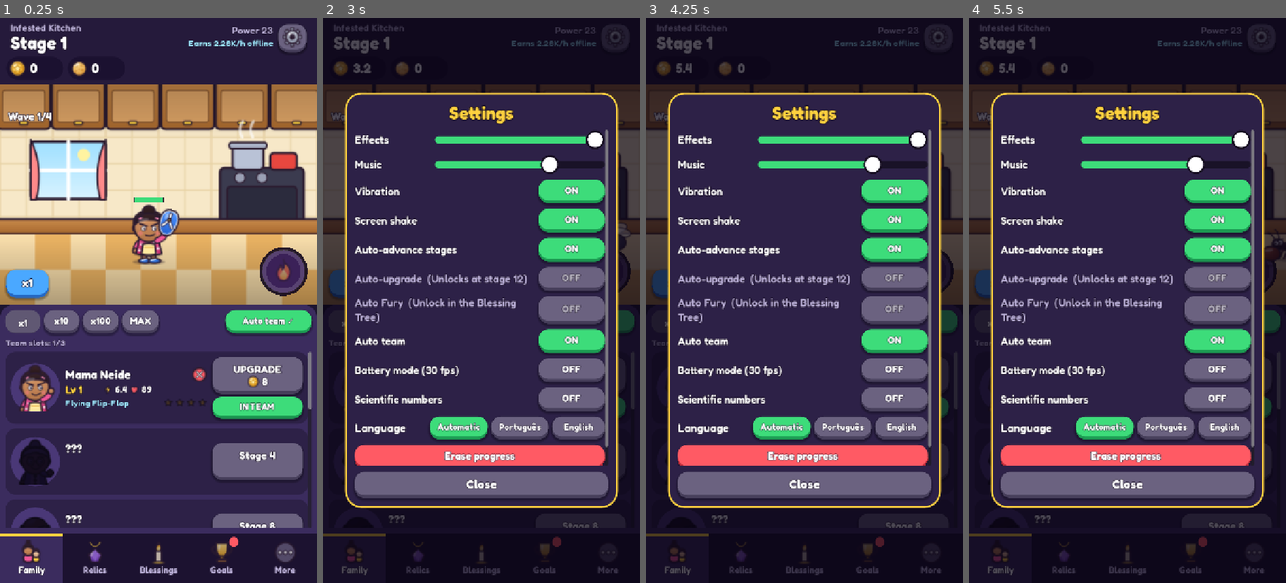
Above: before the commit, frames 1-4 (left to right).
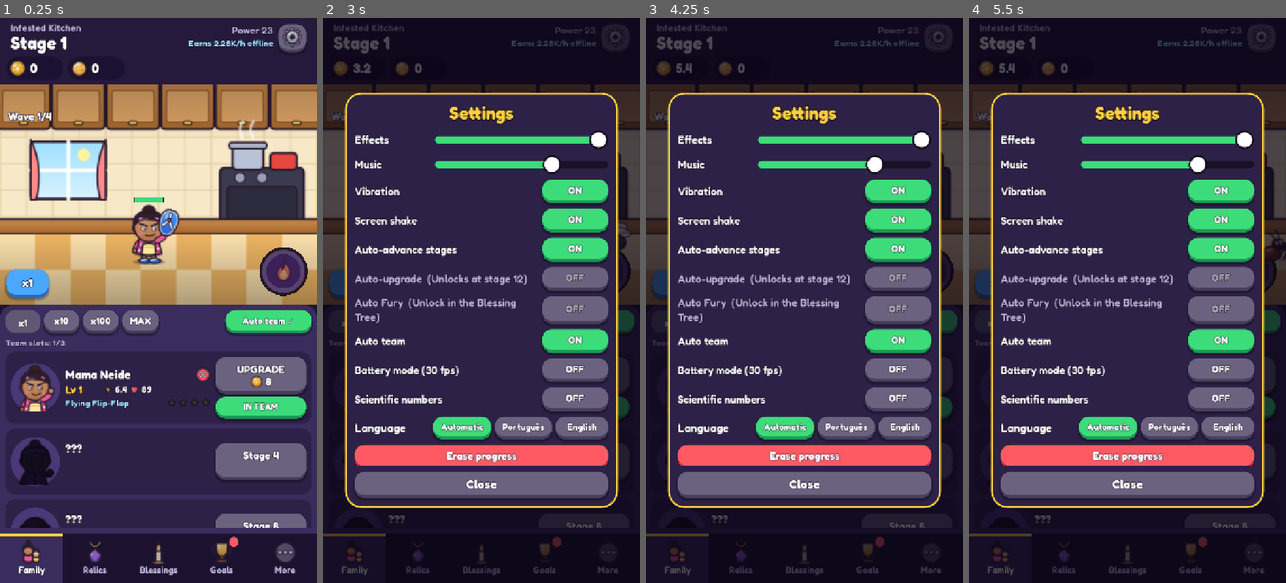
Above: after the commit, the same moments.

Repository: EduBraga7/chinelada
Game: Godot game, scene res://scenes/boot.tscn
The game is run twice, just before and just after one commit, with the same random seed, the same clock (stepped at 60 frames per second) and the same inputs.
Inputs (mouse positions are in pixels of both pictures, inside the frame that each line leads up to):
- Up to frame 1 (0.25 s): no input
- Up to frame 2 (3 s): click "x1" at 0.5 s; click "x2" at 1.25 s; click "x3" at 2 s; click (614, 40) at 2.77 s
- Up to frame 3 (4.25 s): click "x1" at 3.5 s
- Up to frame 4 (5.5 s): click "x10" at 4.25 s; click "x100" at 5 s

The runs differ from the first frame. In frame 1, 1.5% of the frame differs, in the area x 52-99%, y 59-91%; in frame 2, 3.1%, in the area x 33-99%, y 19-91%; in frame 3, 3.1%; in frame 4, 3.1%.

Commit message:
fix(ui): remove scrollbars and enable smooth touch/drag scrolling

Diff:
--- a/project.godot
+++ b/project.godot
@@ -40,7 +40,12 @@
 
 [gui]
 
-common/default_scroll_deadzone=14
+common/default_scroll_deadzone=8
+
+[input_devices]
+
+pointing/emulate_touch_from_mouse=true
+pointing/emulate_mouse_from_touch=true
 
 [importer_defaults]
 
--- a/scripts/ui/kit.gd
+++ b/scripts/ui/kit.gd
@@ -87,6 +87,7 @@
 
 static func panel(color: Color = Pal.PANEL, radius: int = 26, margin: int = 14, border: Color = Color(0, 0, 0, 0), bw: int = 0) -> PanelContainer:
 	var p := PanelContainer.new()
+	p.mouse_filter = Control.MOUSE_FILTER_PASS
 	var sb := box(color, radius)
 	sb.set_content_margin_all(margin)
 	if bw > 0:
@@ -161,11 +162,29 @@
 	return b
 
 
+static func setup_touch_scroll(sc: ScrollContainer) -> void:
+	sc.horizontal_scroll_mode = ScrollContainer.SCROLL_MODE_DISABLED
+	sc.vertical_scroll_mode = ScrollContainer.SCROLL_MODE_SHOW_NEVER
+	sc.scroll_deadzone = 8
+	var vb := sc.get_v_scroll_bar()
+	if vb != null:
+		vb.mouse_filter = Control.MOUSE_FILTER_IGNORE
+		vb.custom_minimum_size = Vector2.ZERO
+		vb.visible = false
+		vb.modulate.a = 0.0
+	var hb := sc.get_h_scroll_bar()
+	if hb != null:
+		hb.mouse_filter = Control.MOUSE_FILTER_IGNORE
+		hb.custom_minimum_size = Vector2.ZERO
+		hb.visible = false
+		hb.modulate.a = 0.0
+
+
 static func scroll(sep: int = 10) -> Array:
 	var sc := ScrollContainer.new()
 	sc.size_flags_vertical = Control.SIZE_EXPAND_FILL
 	sc.size_flags_horizontal = Control.SIZE_EXPAND_FILL
-	sc.horizontal_scroll_mode = ScrollContainer.SCROLL_MODE_DISABLED
+	setup_touch_scroll(sc)
 	var v := vbox(sep)
 	v.size_flags_horizontal = Control.SIZE_EXPAND_FILL
 	sc.add_child(v)
@@ -243,6 +262,8 @@
 	func _ready() -> void:
 		button_down.connect(_on_down)
 		button_up.connect(_on_up)
+		mouse_exited.connect(_on_up)
+		focus_exited.connect(_on_up)
 		set_process(false)
 
 	func _on_down() -> void:
--- a/scripts/ui/popups.gd
+++ b/scripts/ui/popups.gd
@@ -206,7 +206,7 @@
 func settings() -> void:
 	var sc := ScrollContainer.new()
 	sc.custom_minimum_size = Vector2(560, minf(size.y * 0.62, 760))
-	sc.horizontal_scroll_mode = ScrollContainer.SCROLL_MODE_DISABLED
+	Kit.setup_touch_scroll(sc)
 	var v := Kit.vbox(12)
 	v.size_flags_horizontal = Control.SIZE_EXPAND_FILL
 	sc.add_child(v)
@@ -347,7 +347,7 @@
 func bestiary() -> void:
 	var sc := ScrollContainer.new()
 	sc.custom_minimum_size = Vector2(580, minf(size.y * 0.6, 740))
-	sc.horizontal_scroll_mode = ScrollContainer.SCROLL_MODE_DISABLED
+	Kit.setup_touch_scroll(sc)
 	var v := Kit.vbox(10)
 	v.size_flags_horizontal = Control.SIZE_EXPAND_FILL
 	sc.add_child(v)
--- a/scripts/ui/tab_bless.gd
+++ b/scripts/ui/tab_bless.gd
@@ -101,6 +101,7 @@
 		id = p_id
 
 	func build() -> void:
+		mouse_filter = Control.MOUSE_FILTER_PASS
 		add_theme_stylebox_override("panel", Kit.box(Pal.PANEL, 22))
 		var m := MarginContainer.new()
 		for k in ["left", "right", "top", "bottom"]:
--- a/scripts/ui/tab_family.gd
+++ b/scripts/ui/tab_family.gd
@@ -42,13 +42,9 @@
 	_slots_lbl = Kit.label("", 20, Pal.TEXT_DIM, 4, 600)
 	add_child(_slots_lbl)
 	# --- lista ---
-	var sc := ScrollContainer.new()
-	sc.size_flags_vertical = Control.SIZE_EXPAND_FILL
-	sc.horizontal_scroll_mode = ScrollContainer.SCROLL_MODE_DISABLED
-	add_child(sc)
-	_list = Kit.vbox(10)
-	_list.size_flags_horizontal = Control.SIZE_EXPAND_FILL
-	sc.add_child(_list)
+	var s := Kit.scroll(10)
+	add_child(s[0])
+	_list = s[1]
 	for id in HeroDefs.IDS:
 		var c := HeroCard.new(id)
 		_list.add_child(c)
@@ -107,6 +103,7 @@
 		id = p_id
 
 	func build() -> void:
+		mouse_filter = Control.MOUSE_FILTER_PASS
 		add_theme_stylebox_override("panel", Kit.box(Pal.PANEL, 24))
 		custom_minimum_size = Vector2(0, 150)
 		var m := MarginContainer.new()
--- a/scripts/ui/tab_goals.gd
+++ b/scripts/ui/tab_goals.gd
@@ -156,6 +156,7 @@
 		day = d
 
 	func build() -> void:
+		mouse_filter = Control.MOUSE_FILTER_PASS
 		custom_minimum_size = Vector2(0, 118)
 		var rw: Array = Goals.LOGIN[day - 1]
 		var v := Kit.vbox(0)
@@ -203,6 +204,7 @@
 	var _mi := -1
 
 	func _base() -> void:
+		mouse_filter = Control.MOUSE_FILTER_PASS
 		add_theme_stylebox_override("panel", Kit.box(Pal.PANEL, 20))
 		var m := MarginContainer.new()
 		for k in ["left", "right", "top", "bottom"]:
